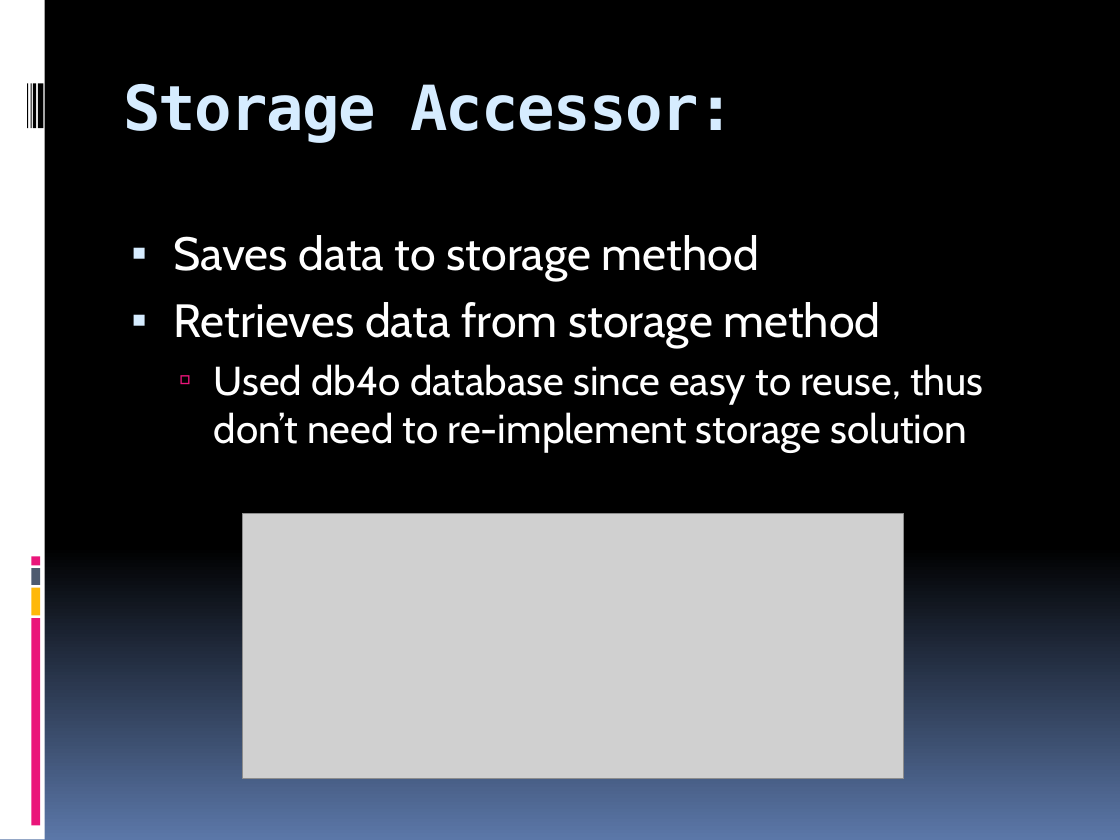
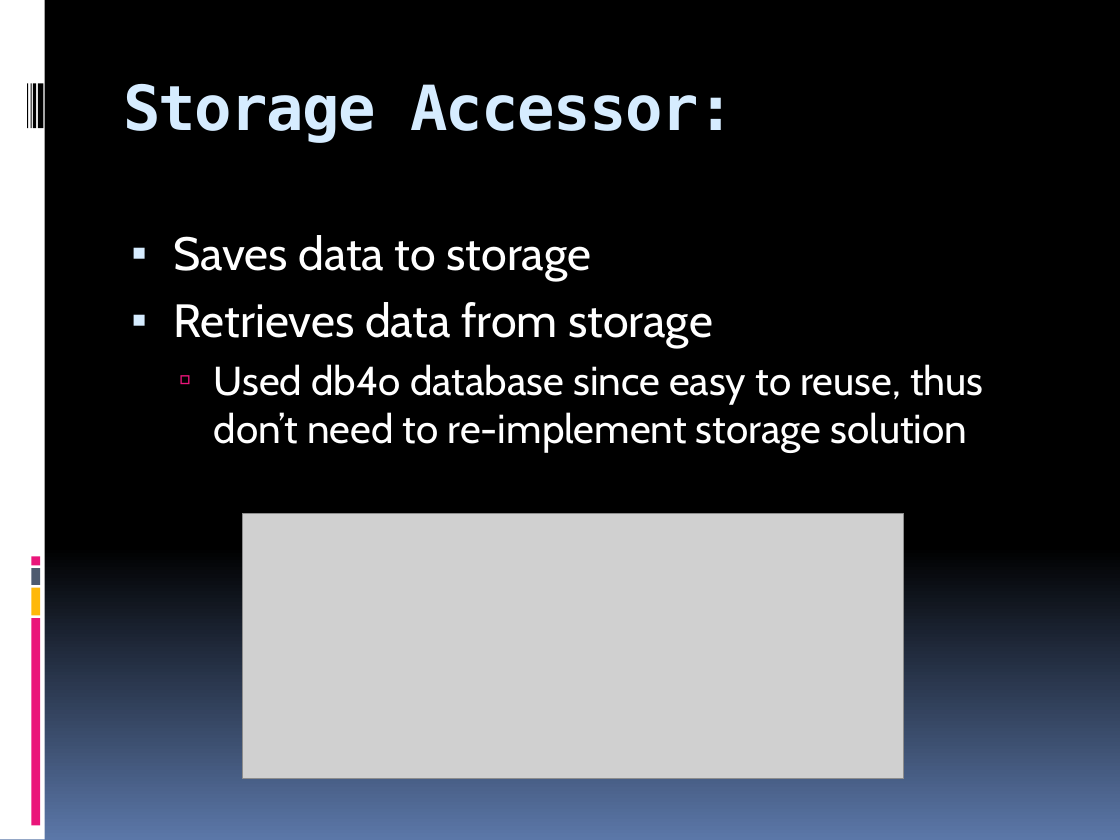
Before and after one commit to akoerner/SoftwareEngineering, a slide deck: slide 5 of SoftwareEngineeringPPTpresentation.pptx. Drawn at 1120x840 pixels with LibreOffice and Linux fonts; fonts in the diff are those of the drawing; grey boxes stand for pictures. Boxes give left, top, right and bottom in pixels: in the first picture for what was removed or moved away, otherwise in the second. Text is boxed around its words. In the diff, an @@ line names an element or a change of style, - is before the commit and + after.

```diff
--- a/SoftwareEngineeringPPTpresentation.pptx
+++ b/SoftwareEngineeringPPTpresentation.pptx
@@ text at box(173, 235, 713, 348): text changed @@
-▪ Saves data to storage method
-▪ Retrieves data from storage method
+▪ Saves data to storage
+▪ Retrieves data from storage
```
Also in this commit, not shown: 7 other slides changed.
